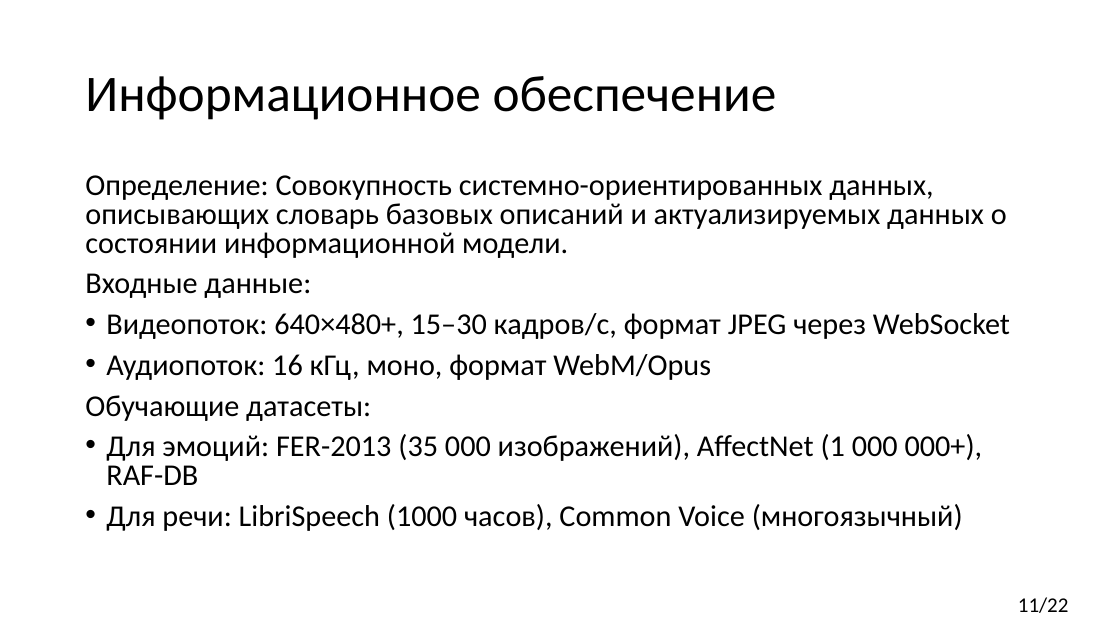
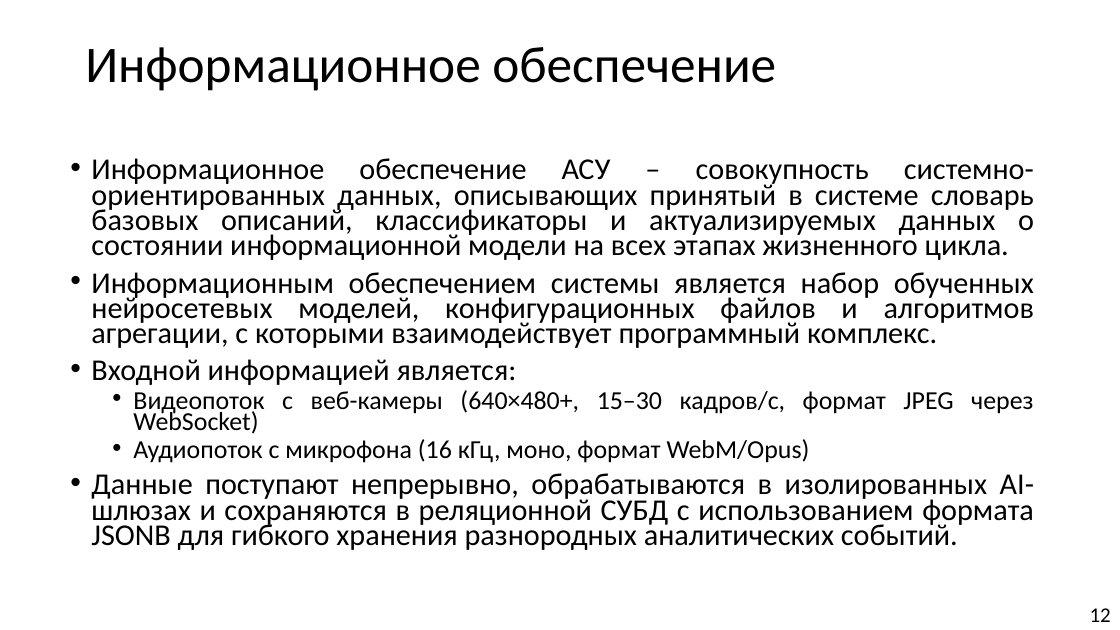
Before and after one commit to Hetsunya/diplom, a slide deck: slide 12 of вкр/практика/преза.pptx (slide 13 before the commit). Drawn at 1120x630 pixels with LibreOffice and Linux fonts; fonts in the diff are those of the drawing. Boxes give left, top, right and bottom in pixels: in the first picture for what was removed or moved away, otherwise in the second. Text is boxed around its words. In the diff, an @@ line names an element or a change of style, - is before the commit and + after.

```diff
--- a/вкр/практика/преза.pptx
+++ b/вкр/практика/преза.pptx
@@ title "Информационное обеспечение" at bbox=[85, 47, 776, 91]: vertical alignment middle to top @@
@@ text at bbox=[91, 158, 1035, 550]: text changed @@
-Определение: Совокупность системно-ориентированных данных, описывающих словарь базовых описаний и актуализируемых данных о состоянии информационной модели.
-Входные данные:
-• Видеопоток: 640×480+, 15–30 кадров/с, формат JPEG через WebSocket
-• Аудиопоток: 16 кГц, моно, формат WebM/Opus
-Обучающие датасеты:
-• Для эмоций: FER-2013 (35 000 изображений), AffectNet (1 000 000+), RAF-DB
-• Для речи: LibriSpeech (1000 часов), Common Voice (многоязычный)
+• Информационное обеспечение АСУ – совокупность системно-ориентированных данных, описывающих принятый в системе словарь базовых описаний, классификаторы и актуализируемых данных о состоянии информационной модели на всех этапах жизненного цикла.
+• Информационным обеспечением системы является набор обученных нейросетевых моделей, конфигурационных файлов и алгоритмов агрегации, с которыми взаимодействует программный комплекс.
+• Входной информацией является:
+  • Видеопоток с веб-камеры (640×480+, 15–30 кадров/с, формат JPEG через WebSocket)
+  • Аудиопоток с микрофона (16 кГц, моно, формат WebM/Opus)
+• Данные поступают непрерывно, обрабатываются в изолированных AI-шлюзах и сохраняются в реляционной СУБД с использованием формата JSONB для гибкого хранения разнородных аналитических событий.
@@ text removed at bbox=[1018, 597, 1069, 613] @@
-11/22
@@ page number added at bbox=[1090, 608, 1111, 622], 18 pt, text #000000 @@
+12
```
Also in this commit, not shown: 3 other slides changed, 12 slides added, 16 slides removed, 3 other files.
